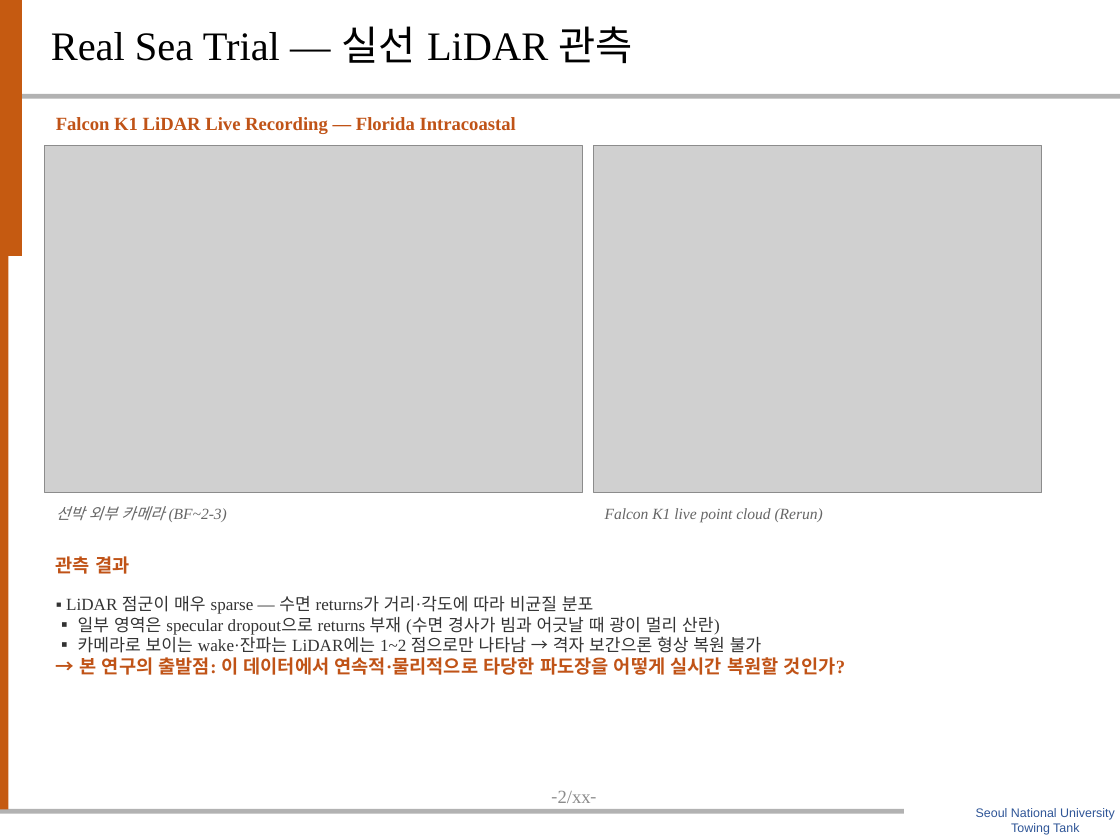
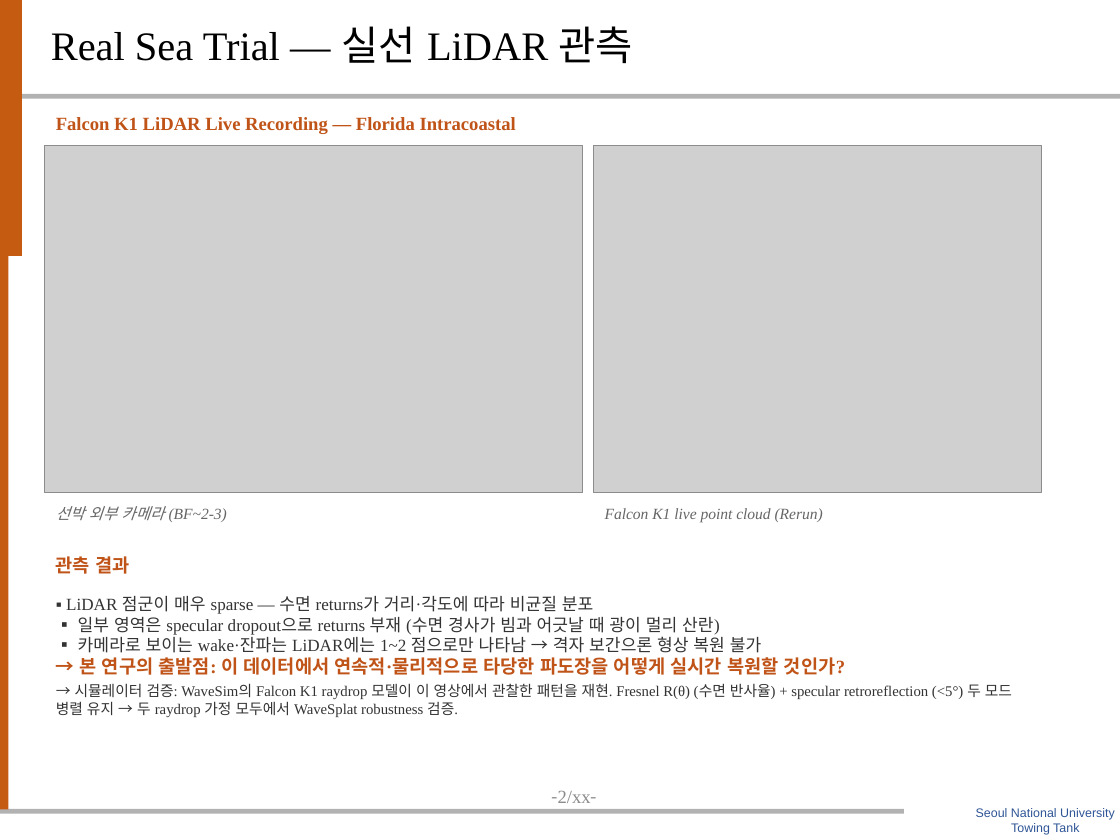
Before and after one commit to SAEYONGPARK94/wavesplat, a slide deck: slide 3 of wavesplat/docs/labmeeting_wavesplat.pptx. Drawn at 1120x840 pixels with LibreOffice and Linux fonts; fonts in the diff are those of the drawing; grey boxes stand for pictures; background and template pictures are left out. Boxes give left, top, right and bottom in pixels: in the first picture for what was removed or moved away, otherwise in the second. Text is boxed around its words. In the diff, an @@ line names an element or a change of style, - is before the commit and + after.

```diff
--- a/wavesplat/docs/labmeeting_wavesplat.pptx
+++ b/wavesplat/docs/labmeeting_wavesplat.pptx
@@ text at <box>56,683,1012,717</box>: paragraph added @@
+→ 시뮬레이터 검증: WaveSim의 Falcon K1 raydrop 모델이 이 영상에서 관찰한 패턴을 재현. Fresnel R(θ) (수면 반사율) + specular retroreflection (<5°) 두 모드 병렬 유지 → 두 raydrop 가정 모두에서 WaveSplat robustness 검증.
```
Also in this commit, not shown: 7 other slides changed, 1 slide added, 1 slide removed.
